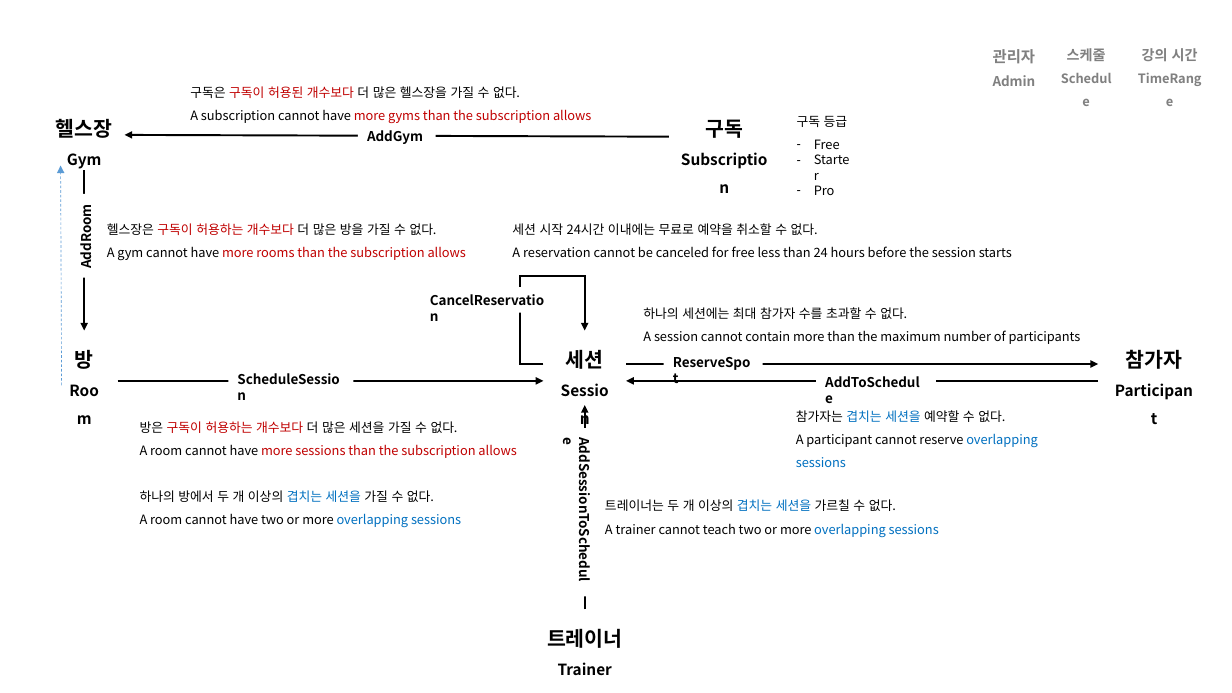
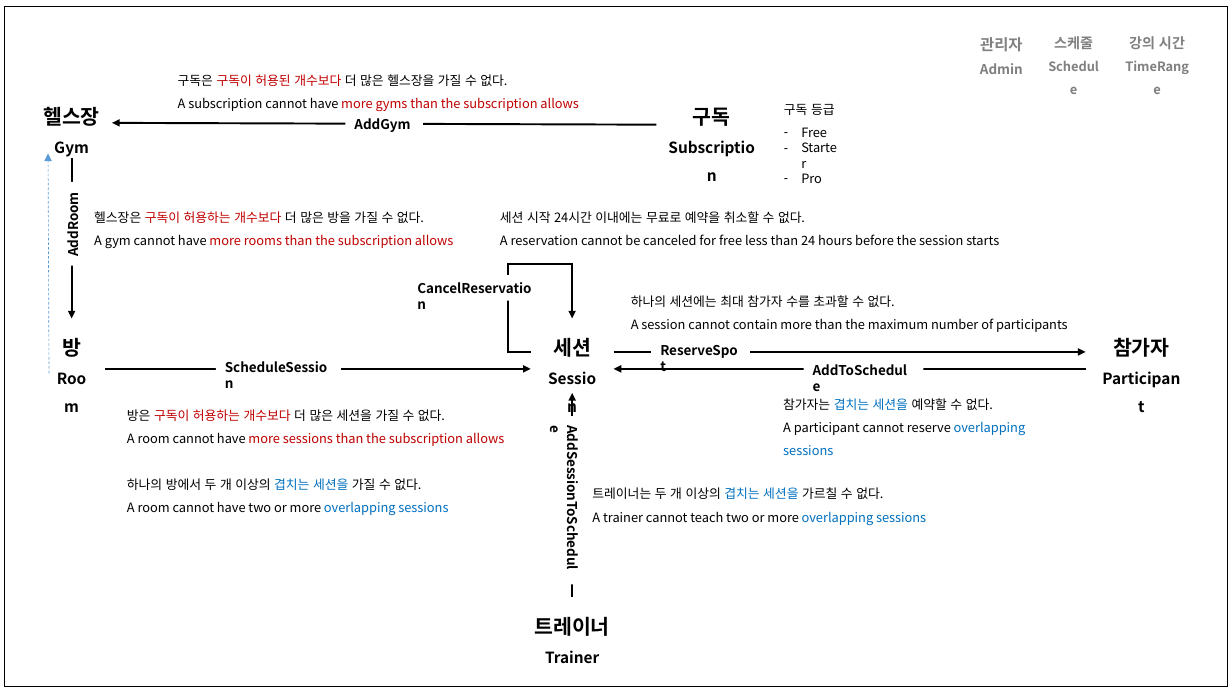
Before and after one commit to hhko/beyondcode, a slide deck: slide 1 of 03-tutorial/ddd-basic/ch01-exploring-a-complex-domain/README.pptx. Drawn at 1232x693 pixels with LibreOffice and Linux fonts; fonts in the diff are those of the drawing. Boxes give left, top, right and bottom in pixels: in the first picture for what was removed or moved away, otherwise in the second. Text is boxed around its words. In the diff, an @@ line names an element or a change of style, - is before the commit and + after.

```diff
--- a/03-tutorial/ddd-basic/ch01-exploring-a-complex-domain/README.pptx
+++ b/03-tutorial/ddd-basic/ch01-exploring-a-complex-domain/README.pptx
@@ rectangle added at (5, 6, 1228, 687), outline #000000 1 pt @@
@@ 14 texts, 2 arrows, 1 rectangle: place and size @@
-14 texts, 2 arrows, 1 rectangle at (56, 48, 1198, 528)
+14 texts, 2 arrows, 1 rectangle at (43, 36, 1185, 516)
@@ 9 texts, 5 arrows, 1 rectangle, 1 elbow arrow: place and size @@
-9 texts, 5 arrows, 1 rectangle, 1 elbow arrow at (61, 49, 1183, 675)
+9 texts, 5 arrows, 1 rectangle, 1 elbow arrow at (48, 37, 1170, 664)
```
Also in this commit, not shown: 6 other files.
